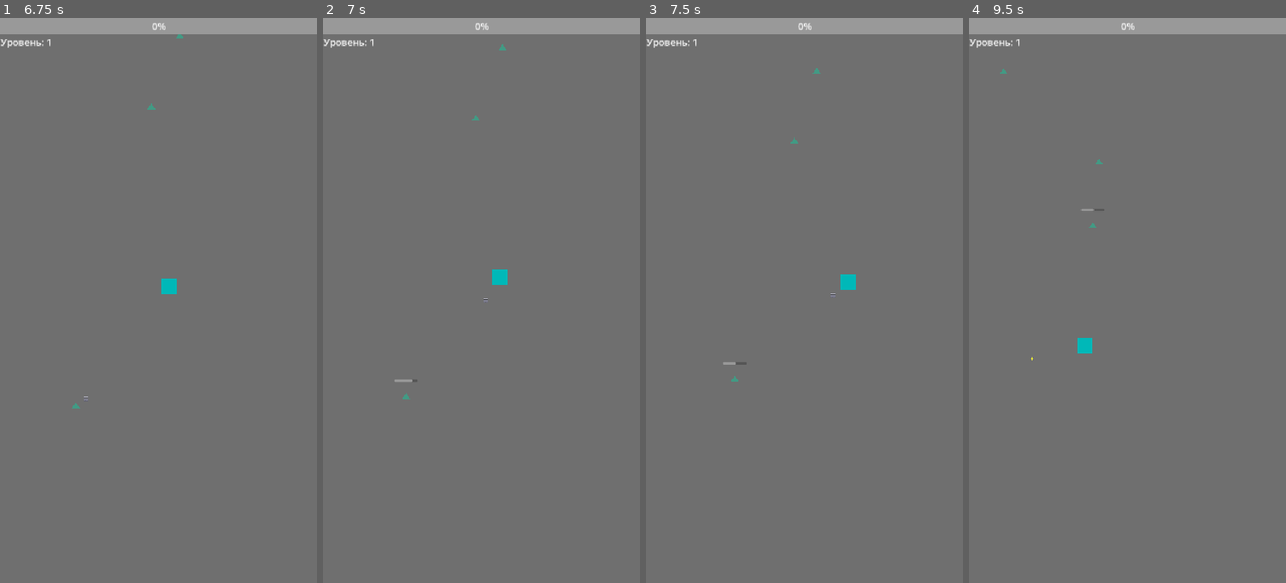
Above: before the commit, frames 1-4 (left to right).
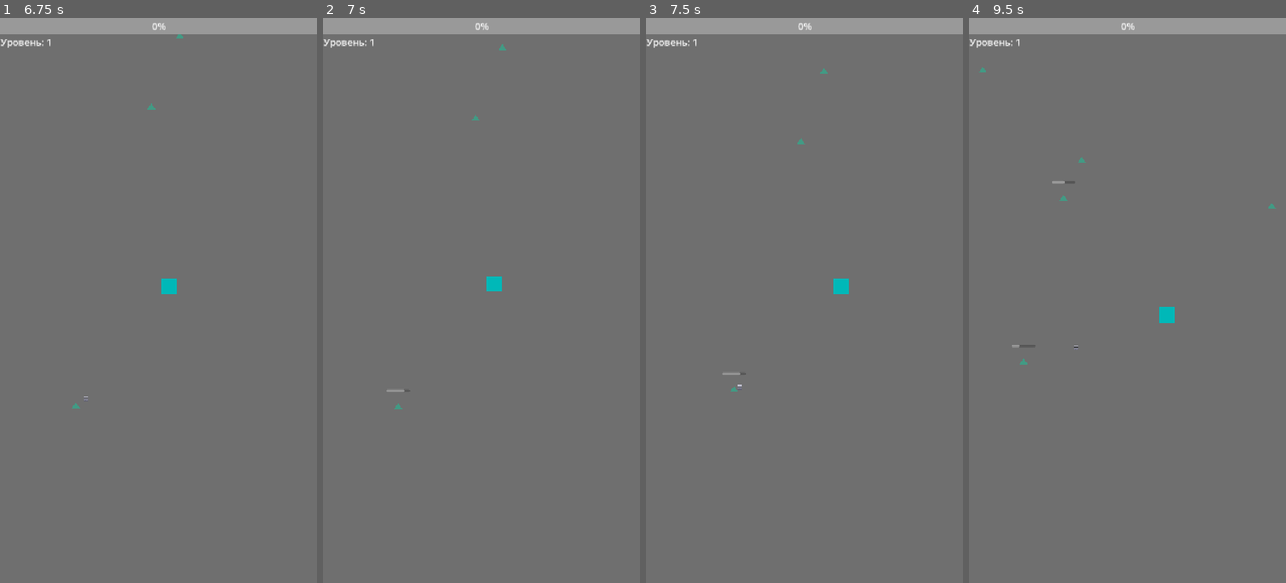
Above: after the commit, the same moments.

Repository: Optimist98/AI-Survivors
Game: Godot game, scene res://Scene/Main_menu.tscn
Two runs of this game, one before a commit and one after it. Both use one fixed random seed, a clock stepped at 60 frames per second and the inputs below.
Inputs:
- Up to frame 1 (6.75 s): click "Играть" at 0.5 s; tap Enter at 1.25, 2.75, 4.25 s; tap Space at 2, 3.5, 5 s
- Up to frame 2 (7 s): no input
- Up to frame 3 (7.5 s): no input
- Up to frame 4 (9.5 s): no input

Frame 1 is identical in both runs. In frame 2, 0.3% of the frame differs, in the area x 20-59%, y 5-70%; in frame 3, 0.3%; in frame 4, 0.5%, in the area x 3-97%, y 8-62%.

Commit message:
Fix: Refactor Enemy.gd - Remove duplicate die() calls and fix knockback logic

Diff:
--- a/enemies/Enemy.gd
+++ b/enemies/Enemy.gd
@@ -2,7 +2,7 @@
 
 # Скрипт врага (Enemy.gd)
 var speed = 80.0
-@onready var player = get_tree().get_first_node_in_group("player") # Не забудь добавить игрока в группу "player"
+@onready var player = get_tree().get_first_node_in_group("player")
 @onready var health_bar = $ProgressBar
 @onready var sprite = $Polygon2D
 @export var gem_scene: PackedScene = preload("res://Scene/Gem.tscn")
@@ -19,7 +19,8 @@
         var dir = (player.global_position - global_position).normalized() * speed
         velocity = dir + knockback_velocity
         move_and_slide()
-
+        # Плавно затухает отскок
+        knockback_velocity = knockback_velocity.move_toward(Vector2.ZERO, 500 * _delta)
 
 @export var max_health := 100
 var health := 100
@@ -34,11 +35,12 @@
 func take_damage(damage: int):
     hit_flash()
     health -= damage
-    if health <= 0:
-        die()
-        return
-        var dir = (global_position - get_tree().get_first_node_in_group("player").global_position).normalized()
-        knockback_velocity += dir * 350
+
+    # Отскок от игрока при получении урона
+    if player:
+        var dir = (global_position - player.global_position).normalized()
+        knockback_velocity = dir * 150  # Заменяем, не добавляем
+
     health_bar.visible = true
     health_bar.value = health
 
@@ -48,7 +50,7 @@
 # Функция, которая вызывается, когда здоровье врага становится <= 0
 func die():
     if gem_scene:
-        call_deferred("spawn_gem") # Вызываем функцию спавна через deferred
+        call_deferred("spawn_gem")  # Вызываем функцию спавна через deferred
     call_deferred("queue_free")
 
 func spawn_gem():
